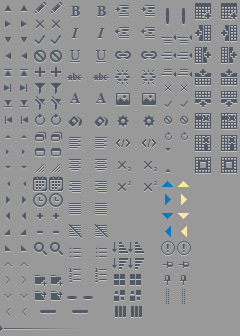
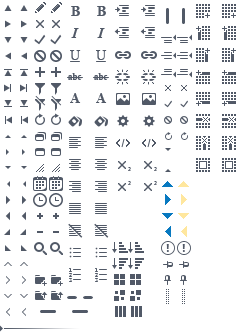
Layer changes from the first w=240, h=336 image to the second:
painted on "table hover" over [221, 3, 237, 173]
painted on "table" over [195, 3, 211, 173]
hid "gray" over [0, 0, 240, 336]
